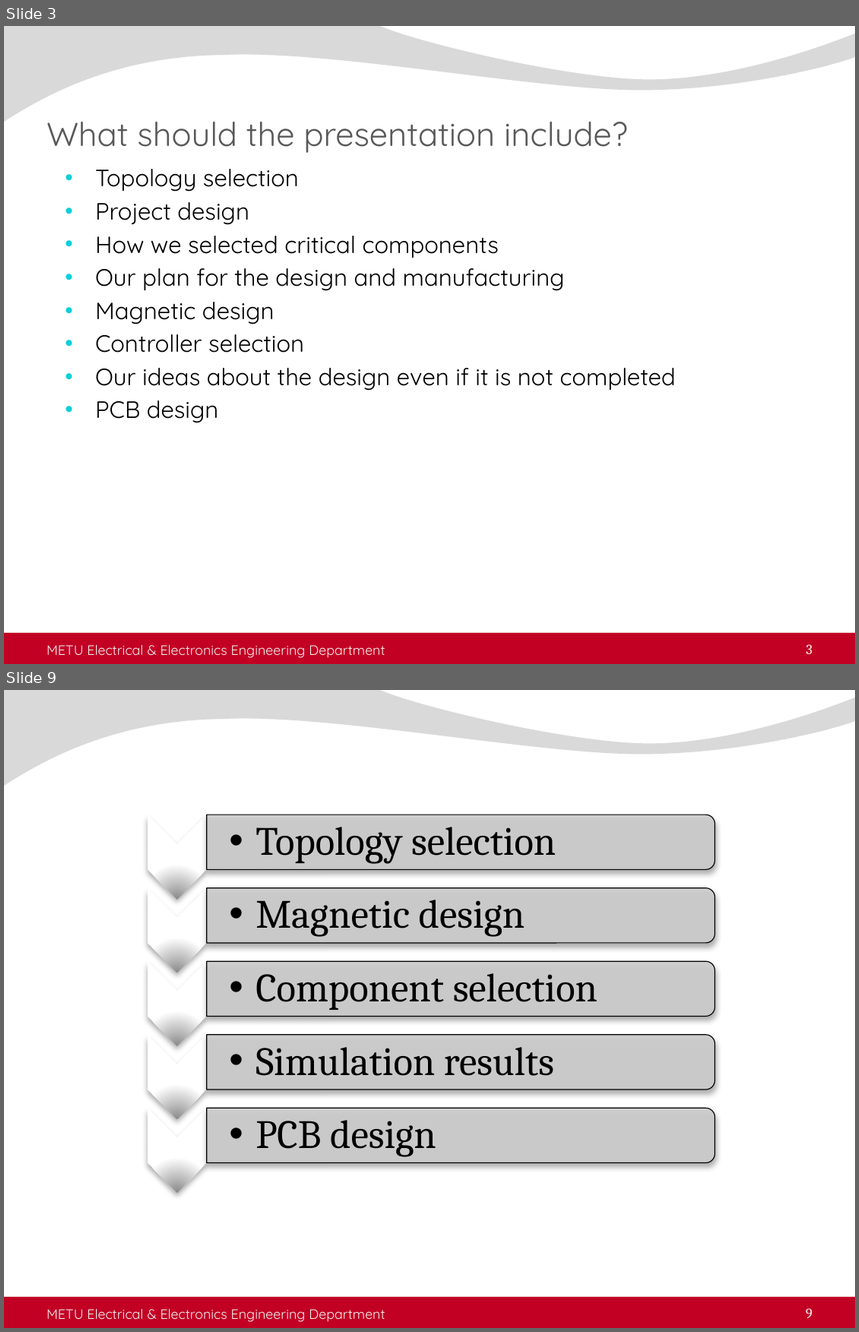
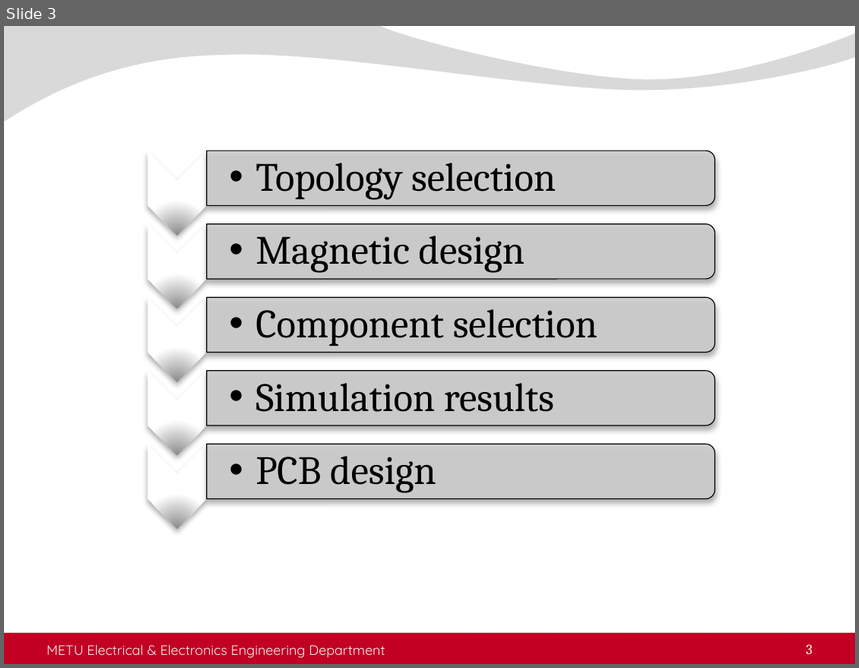
Before and after one commit to busranurkocak/EE464-Term-Project, a slide deck: Presentation/Isolated_presentation.pptx. Shown one above the other, each under a label of ours: slides 3 and 9 before the commit, slide 3 after it; the slides between them are not shown. The pictures are 859x1332 and 859x668 pixels, drawn with LibreOffice and Linux fonts; fonts in the diff are those of the drawing; background and template pictures are left out. Boxes give left, top, right and bottom in pixels: in the first picture for what was removed or moved away, otherwise in the second. Text is boxed around its words. In the diff, an @@ line names an element or a change of style, - is before the commit and + after.

```diff
--- a/Presentation/Isolated_presentation.pptx
+++ b/Presentation/Isolated_presentation.pptx
@@ slide 3 removed at box(4, 26, 855, 664), background picture (left out); not listed: 2 template elements that a slide beside it also shows @@
@@ title removed at box(47, 122, 628, 153) @@
-What should the presentation include?
@@ text removed at box(95, 169, 676, 423) @@
-• Topology selection
-• Project design
-• How we selected critical components
-• Our plan for the design and manufacturing
-• Magnetic design
-• Controller selection
-• Our ideas about the design even if it is not completed
-• PCB design
@@ text removed at box(47, 645, 385, 658) @@
-METU Electrical & Electronics Engineering Department
@@ page number removed at box(806, 645, 813, 655) @@
-3
@@ what was slide 9 is now slide 3 @@
@@ page number at box(806, 645, 813, 655): text changed @@
-9
+3
```
Also in this commit, not shown: 1 slide changed, 5 other slides removed.
